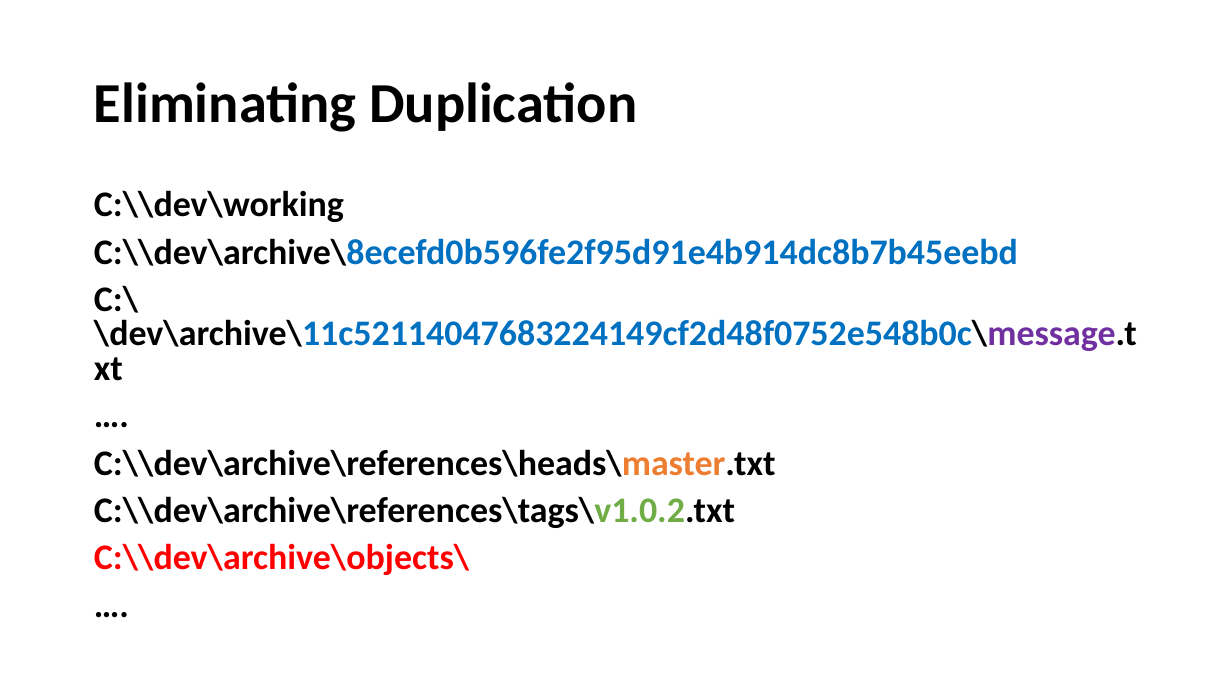
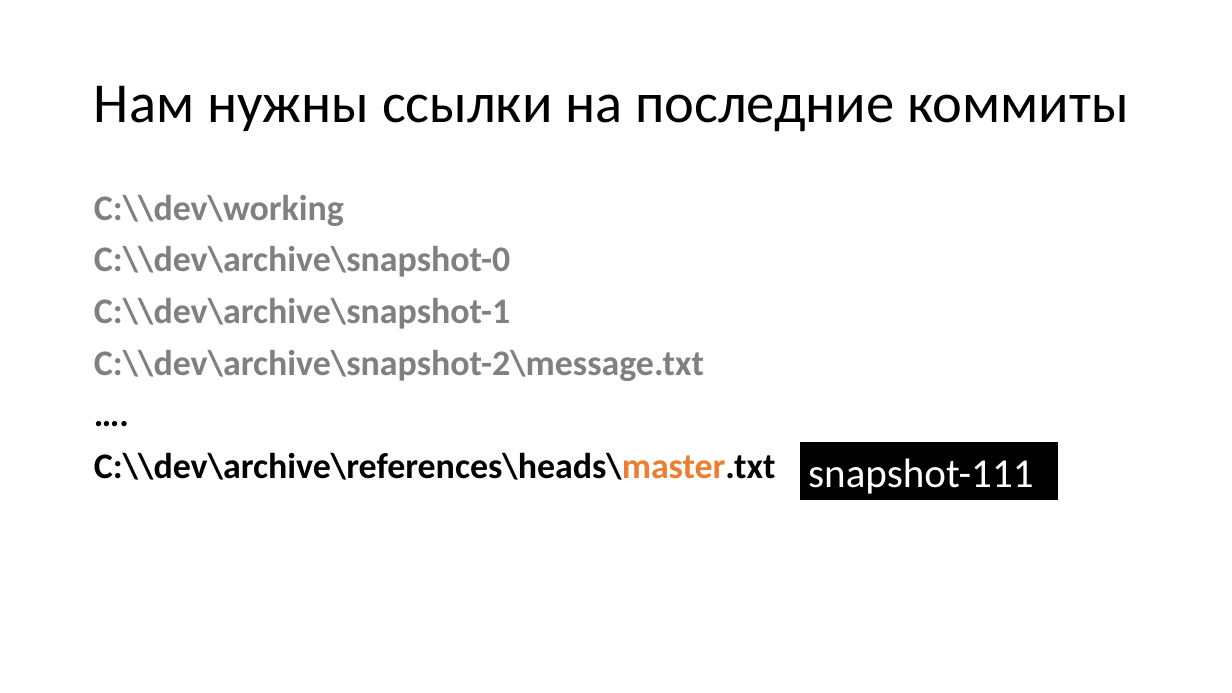
Before and after one commit to dzmitry-varabei/front-end-course, a slide deck: slide 27 of git-commit-code-review/Presentation1.pptx (slide 43 before the commit). Drawn at 1232x693 pixels with LibreOffice and Linux fonts; fonts in the diff are those of the drawing. Boxes give left, top, right and bottom in pixels: in the first picture for what was removed or moved away, otherwise in the second. Text is boxed around its words. In the diff, an @@ line names an element or a change of style, - is before the commit and + after.

```diff
--- a/git-commit-code-review/Presentation1.pptx
+++ b/git-commit-code-review/Presentation1.pptx
@@ title at bbox=[94, 85, 1128, 132]: text changed; bold off @@
-Eliminating Duplication
+Нам нужны ссылки на последние коммиты
@@ text at bbox=[94, 195, 776, 480]: text colour #000000 to #808080 in "С:\\dev\working"; line spacing 0.8 to 0.9 @@
@@ text at bbox=[94, 246, 704, 381]: text changed; text colour #0070C0 to #808080 @@
-С:\\dev\archive\8ecefd0b596fe2f95d91e4b914dc8b7b45eebd
-С:\\dev\archive\11c52114047683224149cf2d48f0752e548b0c\message.txt
+С:\\dev\archive\snapshot-0
+С:\\dev\archive\snapshot-1
+С:\\dev\archive\snapshot-2\message.txt
@@ rectangle added at bbox=[799, 442, 1059, 501], fill #000000, outline #FFFFFF 1.5 pt, 32 pt, text #FFFFFF @@
+snapshot-111
@@ text at bbox=[94, 496, 735, 575]: paragraphs removed @@
-С:\\dev\archive\references\tags\v1.0.2.txt
-С:\\dev\archive\objects\
-….
```
Also in this commit, not shown: 15 other slides changed, 18 slides added, 49 slides removed, 5 other files.
